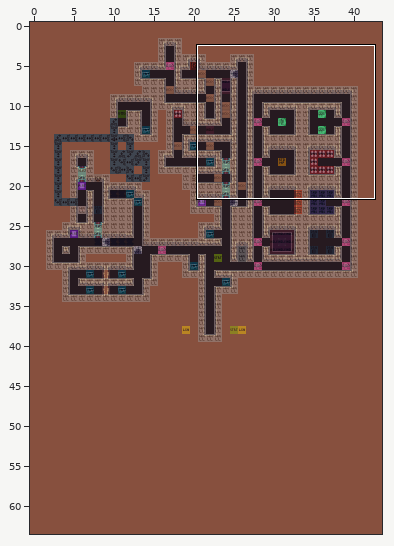
A Tiled map gets an edit: assets/maps/Level4.tmx. Above, an overview of the earlier version with the close-up marked.
Close-up. Before the edit:
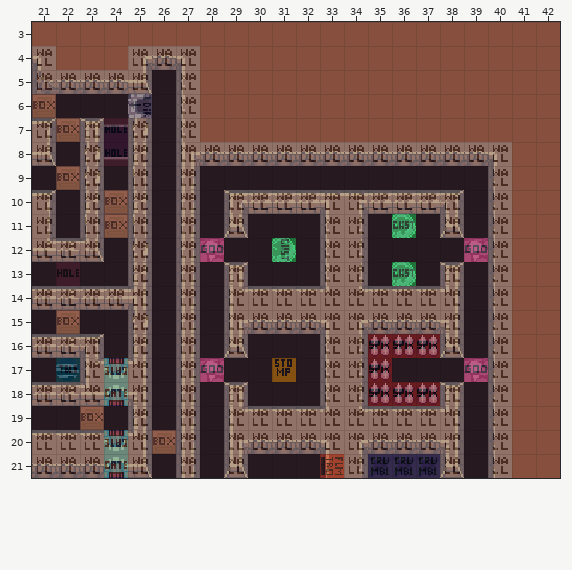
Cells are 16x16 px. Shown: x 21..42, y 3..21. The commit also changed other parts of the map, which this record leaves out.
New version:
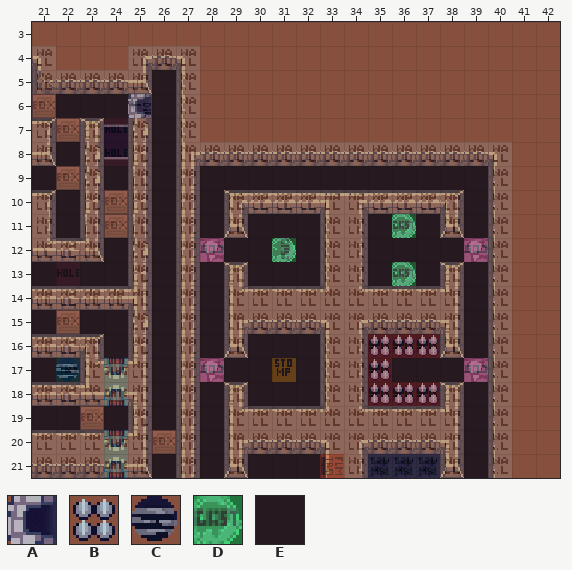
Key: from "Slime All Tiles": A 22 turned 270, B 385, C 402, D 414, E 1717.
_ is an empty cell.
Tiles of an added or newly shown layer are drawn over the layers below it.
See-through tiles are keyed as they look on the map.
What changed:
{"change": "layer \"Gameplay\" opacity 44% -> 29%"}
{"where": "layer \"Art_Background\" (removed)"}
{"y":6,"x":25,"old":"E","new":"_"}
{"y":11,"x":36,"old":"E","new":"_"}
{"y":12,"x":31,"old":"E","new":"_"}
{"y":13,"x":36,"old":"E","new":"_"}
{"y":16,"x":35,"old":"EEE","new":"___"}
{"y":17,"x":22,"old":"E","new":"_"}
{"y":17,"x":35,"old":"E","new":"_"}
{"y":18,"x":35,"old":"EEE","new":"___"}
{"where": "layer \"Art_Top\" (removed)"}
{"y":6,"x":25,"old":"A","new":"_"}
{"y":11,"x":36,"old":"D","new":"_"}
{"y":12,"x":31,"old":"D","new":"_"}
{"y":13,"x":36,"old":"D","new":"_"}
{"y":16,"x":35,"old":"BBB","new":"___"}
{"y":17,"x":22,"old":"C","new":"_"}
{"y":17,"x":35,"old":"B","new":"_"}
{"y":18,"x":35,"old":"BBB","new":"___"}
{"where": "layer \"Art_Base\" (added)"}
{"y":6,"x":25,"old":"_","new":"E"}
{"y":11,"x":36,"old":"_","new":"E"}
{"y":12,"x":31,"old":"_","new":"E"}
{"y":13,"x":36,"old":"_","new":"E"}
{"y":16,"x":35,"old":"___","new":"EEE"}
{"y":17,"x":22,"old":"_","new":"E"}
{"y":17,"x":35,"old":"_","new":"E"}
{"y":18,"x":35,"old":"___","new":"EEE"}
{"where": "layer \"Art_Gameplay\" (added)"}
{"y":11,"x":36,"old":"_","new":"D"}
{"y":12,"x":31,"old":"_","new":"D"}
{"y":13,"x":36,"old":"_","new":"D"}
{"y":16,"x":35,"old":"___","new":"BBB"}
{"y":17,"x":22,"old":"_","new":"C"}
{"y":17,"x":35,"old":"_","new":"B"}
{"y":18,"x":35,"old":"___","new":"BBB"}
{"where": "layer \"Art_AbovePlayer\" (added)"}
{"y":6,"x":25,"old":"_","new":"A"}
